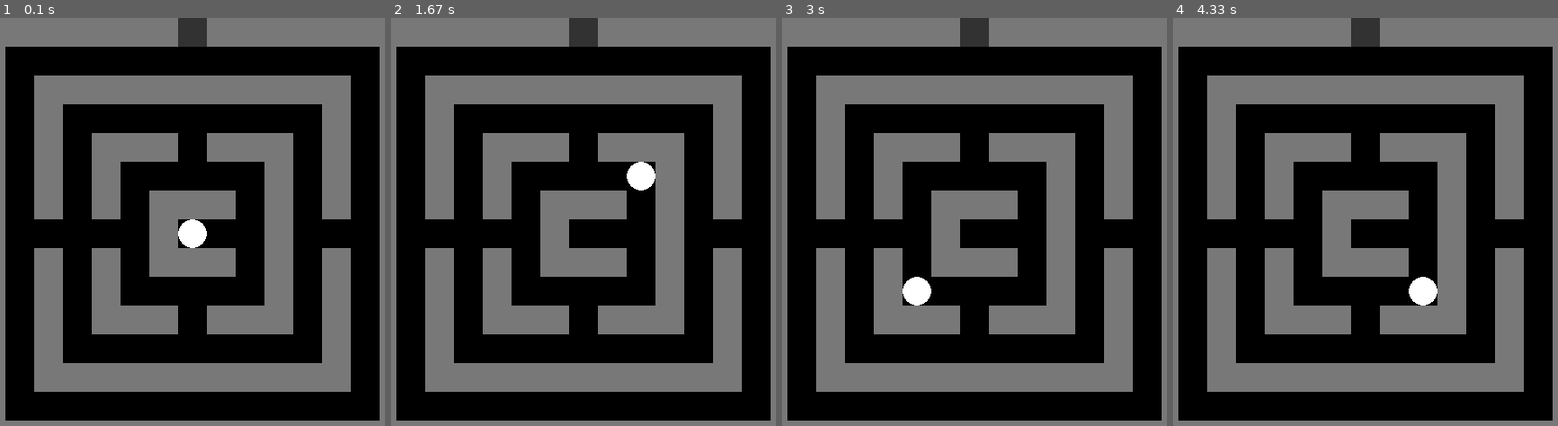
Above: before the commit, frames 1-4 (left to right).
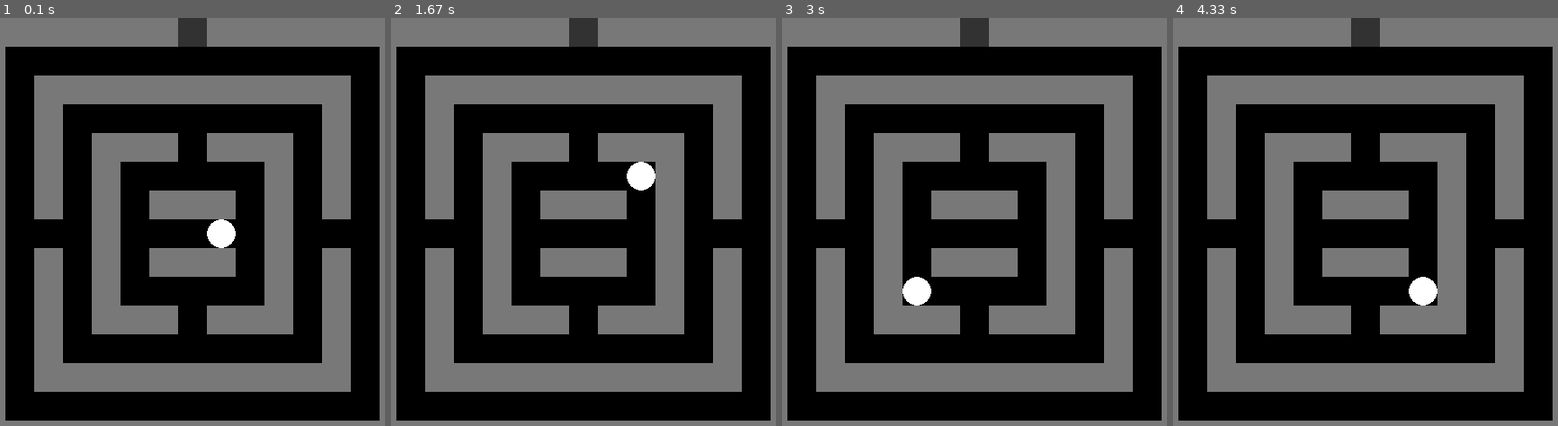
Above: after the commit, the same moments.

Repository: chibiherbie/pygame-test
Game: pygame game, started from main.py
Two runs of this game, one before a commit and one after it. Both use one fixed random seed, a clock stepped at 60 frames per second and the inputs below.
Inputs:
- Up to frame 1 (0.1 s): no input
- Up to frame 2 (1.67 s): hold D 0.33-0.8 s; hold W 0.83-1.13 s
- Up to frame 3 (3 s): hold A 1.67-2.2 s; hold S 2.23-2.53 s
- Up to frame 4 (4.33 s): hold W 3-3.37 s; hold D 3.4-4.03 s; hold S from 4.07 s (still down)

The runs differ from the first frame. In frame 1, 1.9% of the frame differs, in the area x 23-62%, y 49-57%; in frame 2, 1.1%; in frame 3, 1.1%; in frame 4, 1.1%.

Commit message:
0.1 multiplayer

Diff:
--- a/main.py
+++ b/main.py
@@ -73,9 +73,11 @@
 def main():
     pygame.init()
     screen = pygame.display.set_mode(WINDOW_SIZE)
+    pygame.display.set_caption("Лабиринт")
 
     labyrinth = Labyrinth('simple_map.txt', [0, 2], 2)
-    hero = Hero((7, 7))
+    hero = Hero((8, 7))
+
     game = Game(labyrinth, hero)
 
     clock = pygame.time.Clock()
--- /dev/null
+++ b/network.py
@@ -0,0 +1,30 @@
+import socket
+
+
+class Network:
+    def __init__(self):
+        self.client = socket.socket(socket.AF_INET, socket.SOCK_STREAM)
+        self.server = "192.168.0.163"
+        self.port = 5555
+        self.addr = (self.server, self.port)
+        self.id = self.connect()
+        print(self.id)
+
+    def connect(self):
+        try:
+            self.client.connect(self.addr)
+            return self.client.recv(2048).decode()
+        except:
+            pass
+
+    def send(self, data):
+        try:
+            self.client.send(str.encode(data))
+            return self.client.recv(2048).decode()
+        except socket.error as e:
+            print(e)
+
+
+n = Network()
+print(n.send('hello'))
+print(n.send('WWWWW'))
--- /dev/null
+++ b/server.py
@@ -0,0 +1,47 @@
+import socket
+from _thread import *
+import sys
+
+server = "192.168.0.163"
+port = 5555
+
+s = socket.socket(socket.AF_INET, socket.SOCK_STREAM)  # тип подключенпия и как передаем информацию
+
+try:
+    s.bind((server, port))
+
+except socket.error as e:
+    str(e)
+
+s.listen(2)  # лимит подключения
+print("Waiting for a connection, Server Started")
+
+
+def threaded_client(conn):
+    conn.send(str.encode('Connected'))
+    reply = ''
+    while True:
+        try:
+            data = conn.recv(2048)
+            reply = data.decode('utf-8')
+
+            if not data:
+                print('Disconnected')
+                break
+            else:
+                print('Recived: ', reply)
+                print('Sendig: ',  reply)
+
+            conn.sendall(str.encode(reply))
+        except:
+            break
+
+    print('Lost connection')
+    conn.close()
+
+
+while True:
+    conn, addr = s.accept()
+    print("Connected to:", addr)
+
+    start_new_thread(threaded_client, (conn,))
--- a/simple_map.txt
+++ b/simple_map.txt
@@ -5,7 +5,7 @@
 1 0 1 0 1 1 1 0 1 1 1 0 1 0 1
 1 0 1 0 1 0 0 0 0 0 1 0 1 0 1
 1 0 1 0 1 0 1 1 1 0 1 0 1 0 1
-1 0 0 0 0 0 1 0 0 0 1 0 0 0 1
+1 0 0 0 1 0 0 0 0 0 1 0 0 0 1
 1 0 1 0 1 0 1 1 1 0 1 0 1 0 1
 1 0 1 0 1 0 0 0 0 0 1 0 1 0 1
 1 0 1 0 1 1 1 0 1 1 1 0 1 0 1
